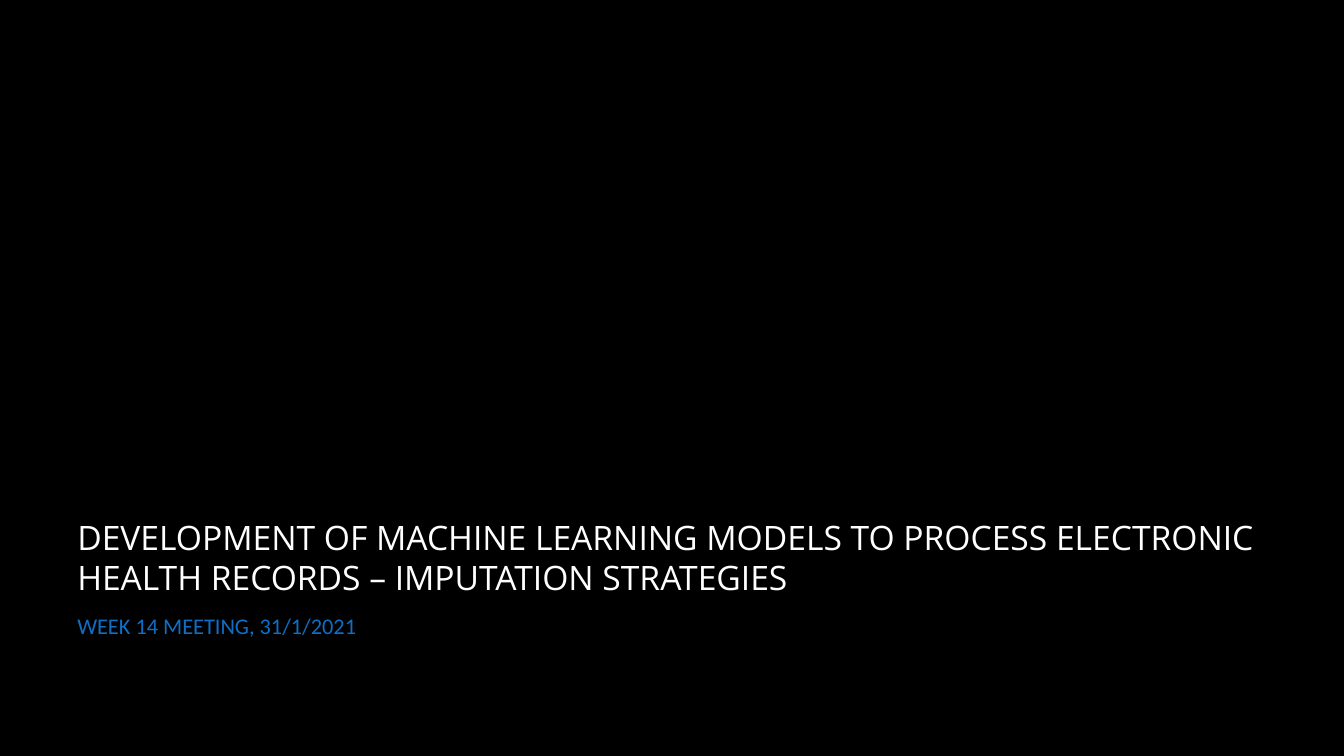
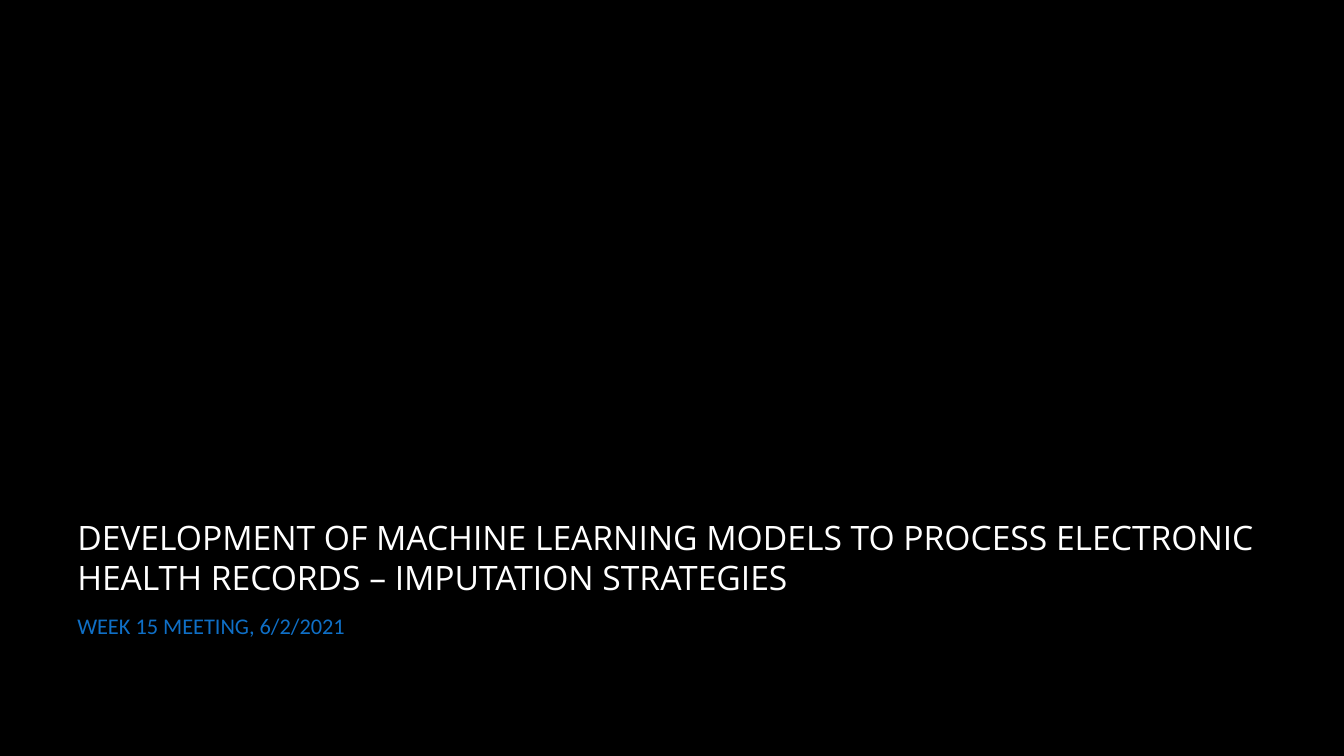
Before and after one commit to llhtoby/MIMIC-III-ML, a slide deck: slide 1 of meetings/week 16 Meeting.pptx. Drawn at 1344x756 pixels with LibreOffice and Linux fonts; fonts in the diff are those of the drawing; background and template pictures are left out. Boxes give left, top, right and bottom in pixels: in the first picture for what was removed or moved away, otherwise in the second. Text is boxed around its words. In the diff, an @@ line names an element or a change of style, - is before the commit and + after.

```diff
--- a/meetings/week 16 Meeting.pptx
+++ b/meetings/week 16 Meeting.pptx
@@ subtitle at box(77, 618, 345, 637): text changed @@
-WEEK 14 MEETING, 31/1/2021
+WEEK 15 MEETING, 6/2/2021
```
Also in this commit, not shown: 46 other files.
